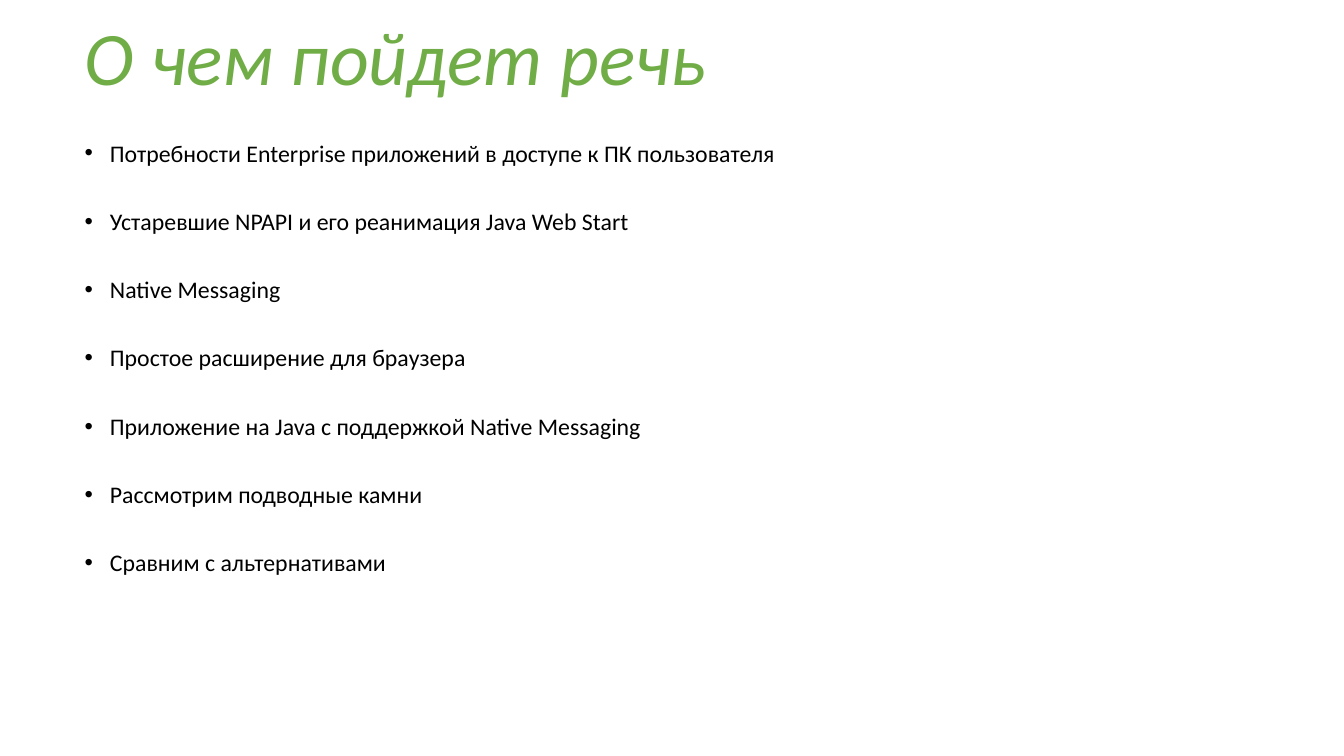
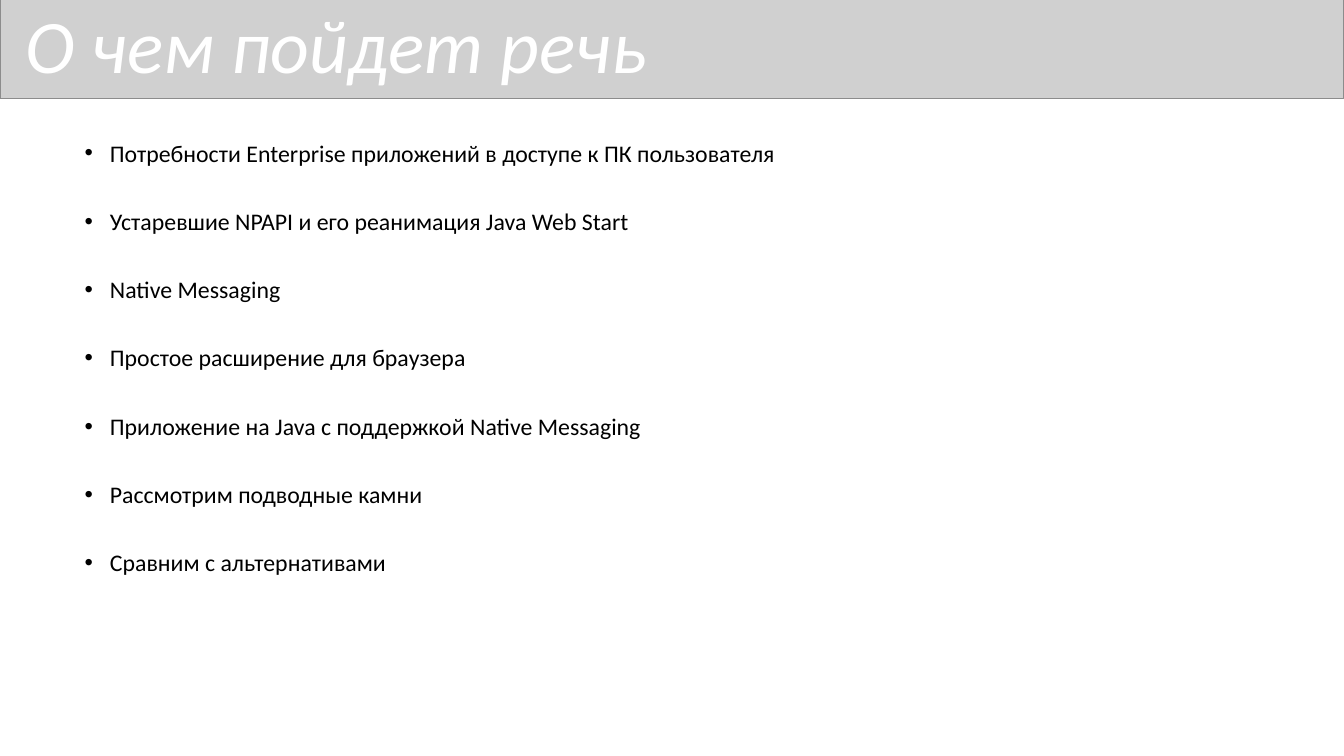
Before and after one commit to croacker/croc-extension-report, a slide deck: slide 3 of report/Presentation.pptx (slide 2 before the commit). Drawn at 1344x756 pixels with LibreOffice and Linux fonts; fonts in the diff are those of the drawing; grey boxes stand for pictures. Boxes give left, top, right and bottom in pixels: in the first picture for what was removed or moved away, otherwise in the second. Text is boxed around its words. In the diff, an @@ line names an element or a change of style, - is before the commit and + after.

```diff
--- a/report/Presentation.pptx
+++ b/report/Presentation.pptx
@@ picture added at <box>0,0,1344,99</box> @@
@@ title "О чем пойдет речь": place and size @@
-title "О чем пойдет речь" at <box>85,34,706,98</box>
+title "О чем пойдет речь" at <box>25,22,647,85</box>
@@ title "О чем пойдет речь" at <box>25,22,647,85</box>: text colour #70AD47 to #FFFFFF @@
```
Also in this commit, not shown: 31 other slides changed, 3 slides added, 11 slides removed, 2 other files.
